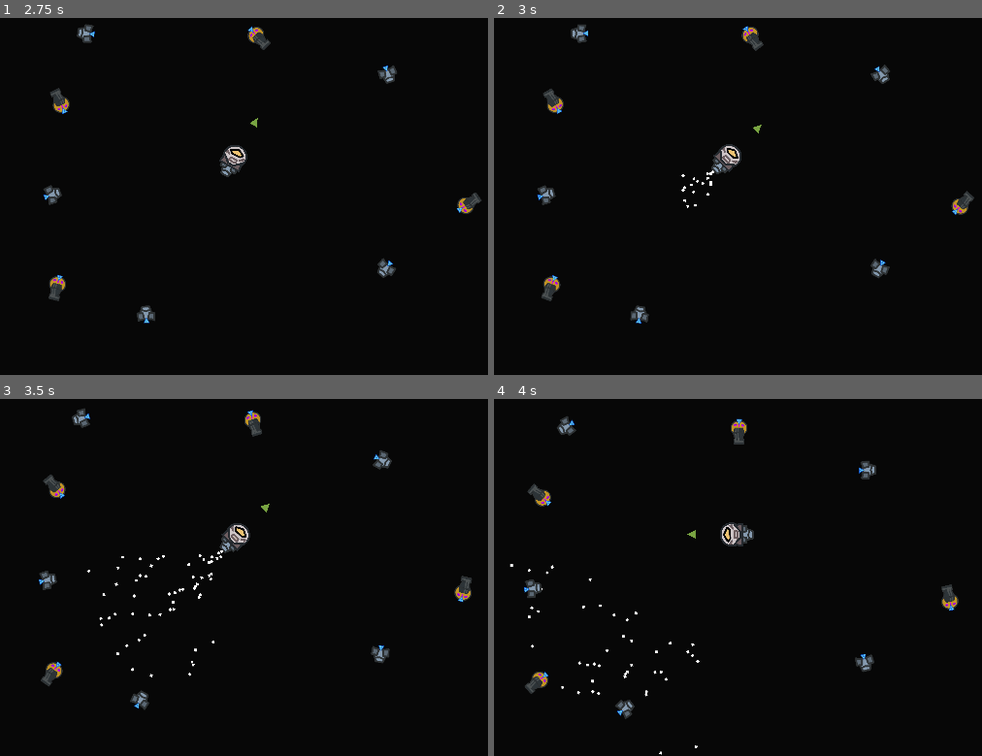
Above: before the commit, frames 1-4 (two rows, left to right).
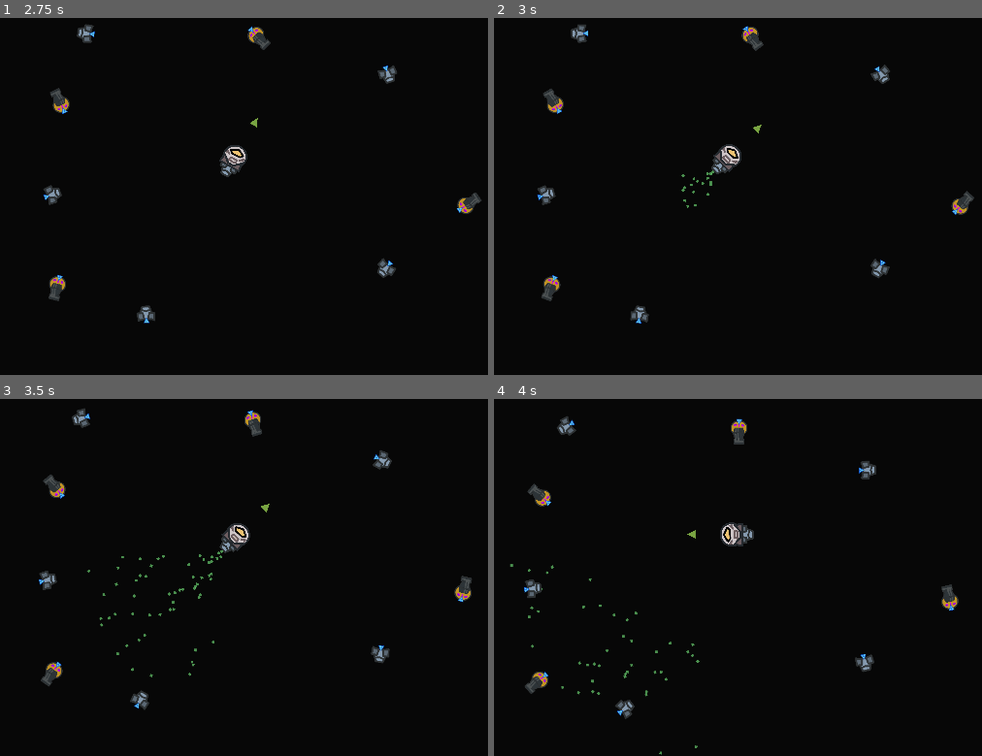
Above: after the commit, the same moments.

Repository: Leeway001Write/melonJam6
Game: Godot game, scene res://Levels/world.tscn
Two runs of this game, one before a commit and one after it. Both use one fixed random seed, a clock stepped at 60 frames per second and the inputs below.
Inputs:
- Up to frame 1 (2.75 s): hold D (right) 0.53-1.28 s; hold Space (fire) 0.53-1.28 s; hold A (left) 1.28-2.03 s; tap Space (fire) at 1.35 s; hold D (right) from 2.03 s (still down); hold Space (fire) from 2.03 s (still down)
- Up to frame 2 (3 s): release D (right) at 2.78 s; release Space (fire) at 2.78 s; hold W (forward) from 2.78 s (still down); tap Space (fire) at 2.85 s
- Up to frame 3 (3.5 s): keep holding W (forward)
- Up to frame 4 (4 s): release W (forward) at 3.53 s; hold A (left) from 3.53 s (still down); hold Space (fire) from 3.53 s (still down)

Frame 1 is identical in both runs. In frame 2, less than 0.1% of the frame differs, in the area x 38-46%, y 42-54%; in frame 3, 0.2%, in the area x 17-46%, y 42-78%; in frame 4, 0.2%.

Commit message:
Added ship junk

Diff:
--- a/escape-from-greenland/Prefabs/booster.tscn
+++ b/escape-from-greenland/Prefabs/booster.tscn
@@ -39,5 +39,6 @@
 angle_min = -720.0
 scale_amount_min = 12.7
 scale_amount_max = 12.7
+color = Color(0.51, 1, 0.5345, 0.556863)
 
 [connection signal="area_entered" from="Area2D" to="." method="_on_area_2d_area_entered"]
--- a/escape-from-greenland/Prefabs/junk-component.tscn
+++ b/escape-from-greenland/Prefabs/junk-component.tscn
@@ -1,18 +1,14 @@
-[gd_scene load_steps=4 format=3 uid="uid://o2wqv4w0qqio"]
+[gd_scene load_steps=3 format=3 uid="uid://o2wqv4w0qqio"]
 
 [ext_resource type="Script" uid="uid://cpd534xwxdjb8" path="res://Scripts/component.gd" id="1_2g848"]
 
-[sub_resource type="QuadMesh" id="QuadMesh_2g848"]
-
 [sub_resource type="RectangleShape2D" id="RectangleShape2D_2g848"]
+size = Vector2(15.2603, 13.3839)
 
 [node name="JunkComponent" type="CharacterBody2D"]
+z_index = -10
 script = ExtResource("1_2g848")
 health = 3
-
-[node name="MeshInstance2D" type="MeshInstance2D" parent="."]
-scale = Vector2(70.5107, 163.531)
-mesh = SubResource("QuadMesh_2g848")
 
 [node name="Area2D" type="Area2D" parent="." groups=["Component", "Junk"]]
 
--- /dev/null
+++ b/escape-from-greenland/Prefabs/ship_junk_1.tscn
@@ -0,0 +1,18 @@
+[gd_scene load_steps=3 format=3 uid="uid://bryb7c4161wtf"]
+
+[ext_resource type="PackedScene" uid="uid://o2wqv4w0qqio" path="res://Prefabs/junk-component.tscn" id="1_im4yd"]
+[ext_resource type="Texture2D" uid="uid://dnpowfsmtqavu" path="res://Art/player/player-ship.png" id="2_y5m30"]
+
+[node name="ShipJunk1" instance=ExtResource("1_im4yd")]
+
+[node name="Area2D" parent="." index="0"]
+scale = Vector2(1.60028, 1.60028)
+
+[node name="CollisionShape2D" parent="Area2D" index="0"]
+scale = Vector2(3.03021, 1.86759)
+
+[node name="Sprite2D" type="Sprite2D" parent="." index="1"]
+scale = Vector2(0.184946, 0.184946)
+texture = ExtResource("2_y5m30")
+region_enabled = true
+region_rect = Rect2(1150, 286, 862, 624)
--- /dev/null
+++ b/escape-from-greenland/Prefabs/ship_junk_2.tscn
@@ -0,0 +1,19 @@
+[gd_scene load_steps=3 format=3 uid="uid://kapus6jy5k7d"]
+
+[ext_resource type="PackedScene" uid="uid://o2wqv4w0qqio" path="res://Prefabs/junk-component.tscn" id="1_gyps2"]
+[ext_resource type="Texture2D" uid="uid://dnpowfsmtqavu" path="res://Art/player/player-ship.png" id="2_7x6c4"]
+
+[node name="ShipJunk2" instance=ExtResource("1_gyps2")]
+
+[node name="Area2D" parent="." index="0"]
+scale = Vector2(1.60028, 1.60028)
+
+[node name="CollisionShape2D" parent="Area2D" index="0"]
+scale = Vector2(3.03021, 1.86759)
+
+[node name="Sprite2D" type="Sprite2D" parent="." index="1"]
+rotation = -0.0115925
+scale = Vector2(0.184946, 0.184946)
+texture = ExtResource("2_7x6c4")
+region_enabled = true
+region_rect = Rect2(884, 1088, 507, 458)
--- /dev/null
+++ b/escape-from-greenland/Prefabs/ship_junk_3.tscn
@@ -0,0 +1,24 @@
+[gd_scene load_steps=4 format=3 uid="uid://ujyk5py8wvlf"]
+
+[ext_resource type="PackedScene" uid="uid://o2wqv4w0qqio" path="res://Prefabs/junk-component.tscn" id="1_6dp4f"]
+[ext_resource type="Texture2D" uid="uid://dnpowfsmtqavu" path="res://Art/player/player-ship.png" id="2_o01a1"]
+
+[sub_resource type="CircleShape2D" id="CircleShape2D_6dp4f"]
+radius = 11.0113
+
+[node name="ShipJunk3" instance=ExtResource("1_6dp4f")]
+
+[node name="Sprite2D" type="Sprite2D" parent="." index="0"]
+position = Vector2(-5, 0)
+rotation = 0.0154208
+scale = Vector2(0.225481, 0.225481)
+texture = ExtResource("2_o01a1")
+region_enabled = true
+region_rect = Rect2(1474, 1021, 553, 561)
+
+[node name="Area2D" parent="." index="1"]
+scale = Vector2(1.60028, 1.60028)
+
+[node name="CollisionShape2D" parent="Area2D" index="0"]
+scale = Vector2(2.35533, 1.44266)
+shape = SubResource("CircleShape2D_6dp4f")
--- a/escape-from-greenland/Scripts/booster.gd
+++ b/escape-from-greenland/Scripts/booster.gd
@@ -12,5 +12,6 @@
 	if Input.is_action_pressed('forward') and attached:
 		$CPUParticles2D.emitting = true
 
+
 	if Input.is_action_just_released('forward') and attached:
 		$CPUParticles2D.emitting = false
Not shown: 1 places in escape-from-greenland/Prefabs/enemy_gun.tscn that only renumber resources
